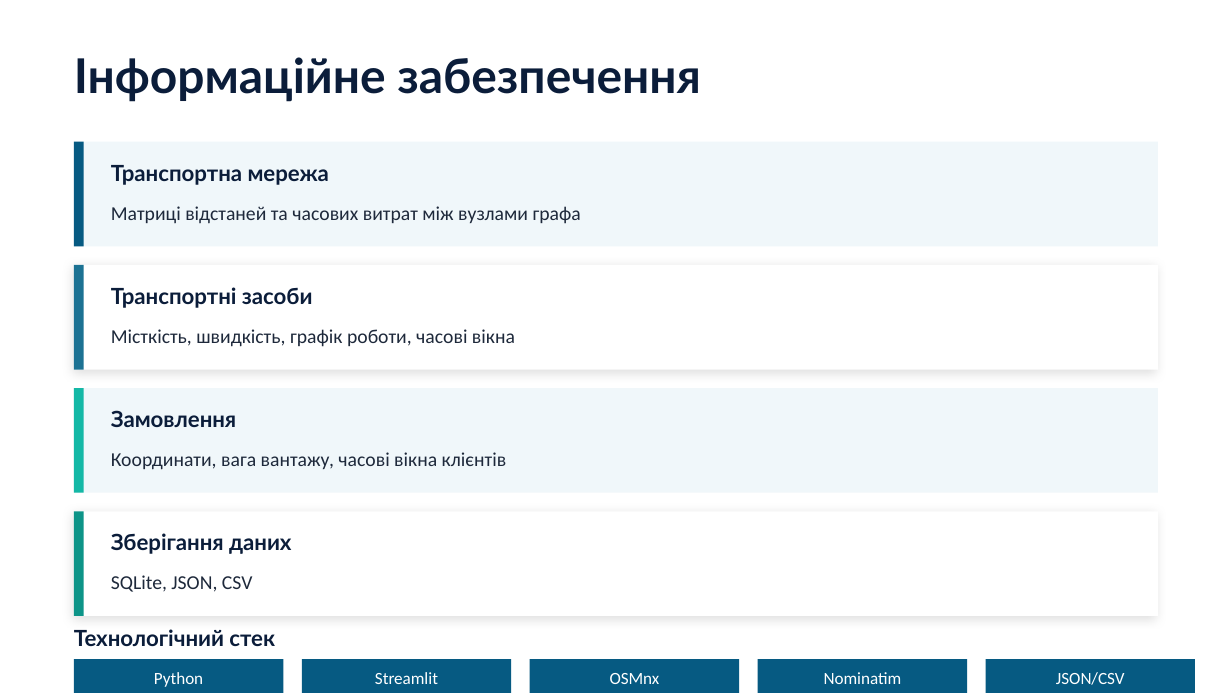
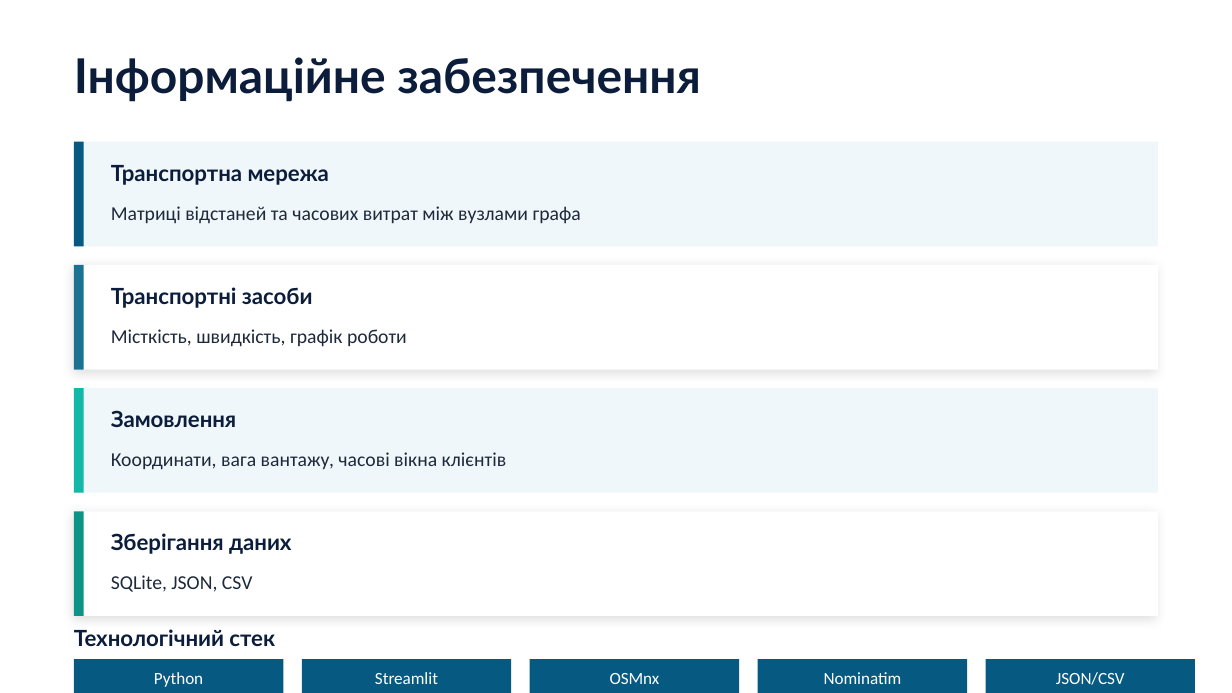
Before and after one commit to timurrte/DeliveryIQ, a slide deck: slide 12 of Звіт/Практика/Презентація_практика_Ніколаєв_1.pptx. Drawn at 1232x693 pixels with LibreOffice and Linux fonts; fonts in the diff are those of the drawing. Boxes give left, top, right and bottom in pixels: in the first picture for what was removed or moved away, otherwise in the second. Text is boxed around its words. In the diff, an @@ line names an element or a change of style, - is before the commit and + after.

```diff
--- a/Звіт/Практика/Презентація_практика_Ніколаєв_1.pptx
+++ b/Звіт/Практика/Презентація_практика_Ніколаєв_1.pptx
@@ text at (x1=111, y1=329, x2=407, y2=347): text changed @@
-Місткість, швидкість, графік роботи, часові вікна
+Місткість, швидкість, графік роботи
```
Also in this commit, not shown: 3 other slides changed, 8 other files.
